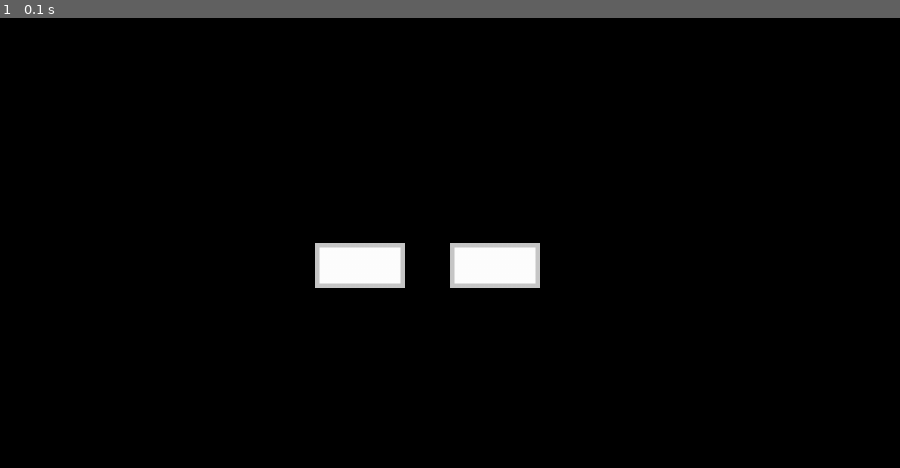
Above: before the commit, frame 1.
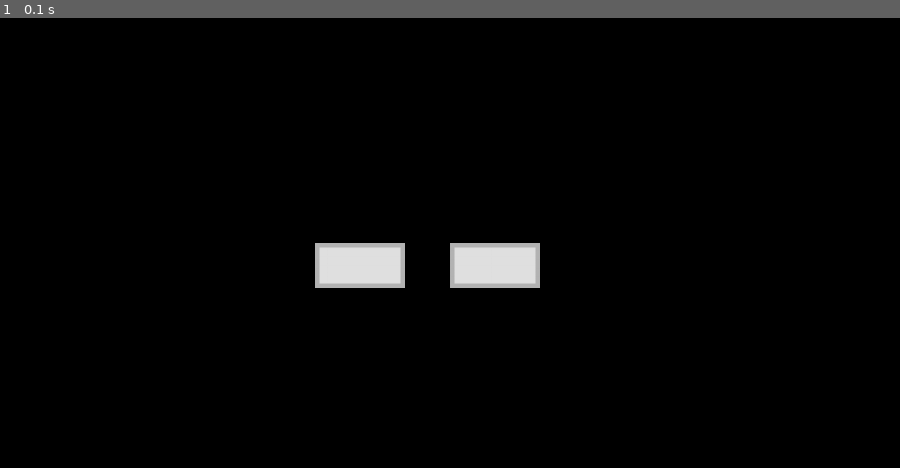
Above: after the commit, the same moment.

Repository: AlphaCraft9658/Merge-Box
Game: pygame game, started from Button System/main.py
The game is run twice, just before and just after one commit, with the same random seed, the same clock (stepped at 60 frames per second) and the same inputs.
Inputs:
- Up to frame 1 (0.1 s): no input

The runs differ from the first frame. In frame 1, 1.4% of the frame differs, in the area x 35-60%, y 50-60%.

Commit message:
button class parameters changed

Diff:
--- a/Button System/main.py
+++ b/Button System/main.py
@@ -1,11 +1,19 @@
 import os
+from time import sleep
 try:
     os.system("pip install pygame")
     import pygame
 except:
     print("Error with importing/installing required libraries. Try to install pygame manually.")
 else:
-    print("All libraries successfully imported/installed!")
+    try:
+        os.system("pip install colorama")
+        import colorama
+        from colorama import Fore, Back, Style
+    except:
+        print("Error with importing/installing required libraries. Try to install colorama manually.")
+    else:
+        print("All libraries imported/installed successfully!")
 
 pygame.init()
 screen = pygame.display.set_mode((1000, 500))
@@ -17,18 +25,34 @@
 
 
 # define class for clickable buttons
+# pass arguments this way: ((button x, button y, button width, height), (border width, radius), ((button r, g, b),/
+# (button hover r, g, b), (button click r, g, b), (border r, g, b), (border hover r, g, b), (border click r, g, b))/
+# (text, (text r, g, b), size, font)
 class Button:
-    def __init__(self, x, y, w, h, border_width=5, border_radius=5, color=(255, 255, 255), border_color=(200, 200, 200), click_color=(225, 225, 225), click_border_color=(175, 175, 175), text="", text_color=(0, 0, 0), text_size=24):
-        self.x = x
-        self.y = y
-        self.w = w
-        self.h = h
-        self.border_width = border_width
-        self.border_radius = border_radius
-        self.color = color
-        self.border_color = border_color
-        self.click_color = click_color
-        self.click_border_color = click_border_color
+    def __init__(self, box=(0, 0, 10, 50), border=(5, 5), colors=((225, 225, 225), (200, 200, 200), (180, 180, 180), (180, 180, 180), (170, 170, 170), (130, 130, 130)), text=("", (0, 0, 0), 0, "")):
+        if not (type(box) == tuple and len(box) == 4 and [True for i in box if type(i) == int]):
+            if not (type(border) == tuple and len(border) == 2 and [True for i in border if type(i) == int]):
+                if not (type(colors) == tuple and len(colors) == 6 and [True for i in [n for n in [v for v in colors]] if type(i) == int]):
+                    if not (type(text) == tuple and type(text[0]) == str and type(text[1]) == tuple and [True for i in text[1] if type(i) == int] and type(text[2]) == int and type(text[3]) == str and (text[3] in pygame.font.get_fonts() or text[3] == "")):
+                        print(f"{Fore.RED}=== invalid button construction! ===")
+                        pygame.quit(); sleep(3)
+                        exit()
+        self.x = box[0]
+        self.y = box[1]
+        self.w = box[2]
+        self.h = box[3]
+        self.border_width = border[0]
+        self.border_radius = border[1]
+        self.color = colors[0]
+        self.hover_color = colors[1]
+        self.click_color = colors[2]
+        self.border_color = colors[3]
+        self.border_hover_color = colors[4]
+        self.border_click_color = colors[5]
+        self.text = text[0]
+        self.text_color = text[1]
+        self.text_size = text[2]
+        self.text_font = text[3]
         self.clicked = False
         self.rect = pygame.Rect(self.x, self.y, self.w, self.h)
         buttons.append(self)
@@ -39,10 +63,10 @@
             pygame.draw.rect(screen, self.border_color, (self.x, self.y, self.w, self.h), self.border_radius)
         else:
             pygame.draw.rect(screen, self.click_color, (self.x, self.y, self.w, self.h))
-            pygame.draw.rect(screen, self.click_border_color, (self.x, self.y, self.w, self.h), self.border_radius)
+            pygame.draw.rect(screen, self.border_click_color, (self.x, self.y, self.w, self.h), self.border_radius)
 
 
-def button_click_check(ev): # pass event of the event checking loop to funcion and put function into event loop
+def button_click_check(ev): # pass event of the event checking loop to function and put function into event loop
     for b in buttons:
         if b.rect.collidepoint(pygame.mouse.get_pos()):
             if ev.type == pygame.MOUSEBUTTONDOWN and ev.button == 1:
@@ -59,8 +83,8 @@
         b.render()
 
 
-button = Button(500, 250, 100, 50)
-button2 = Button(350, 250, 100, 50)
+button = Button((500, 250, 100, 50))
+button2 = Button((350, 250, 100, 50))
 run = True
 while run:
     for event in pygame.event.get():
